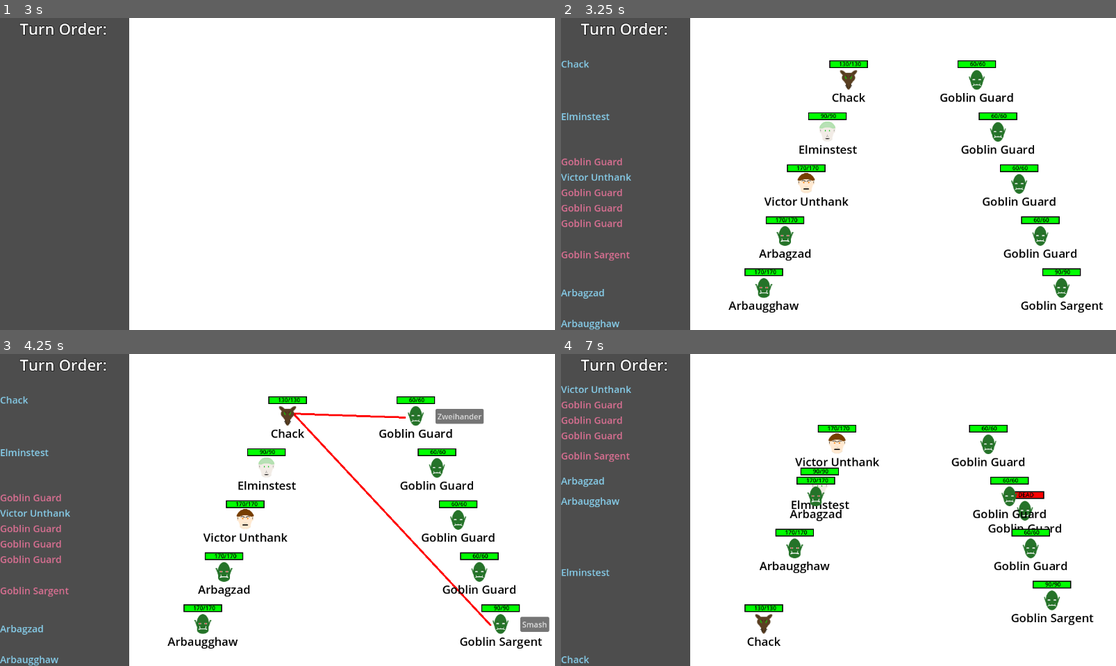
Above: before the commit, frames 1-4 (two rows, left to right).
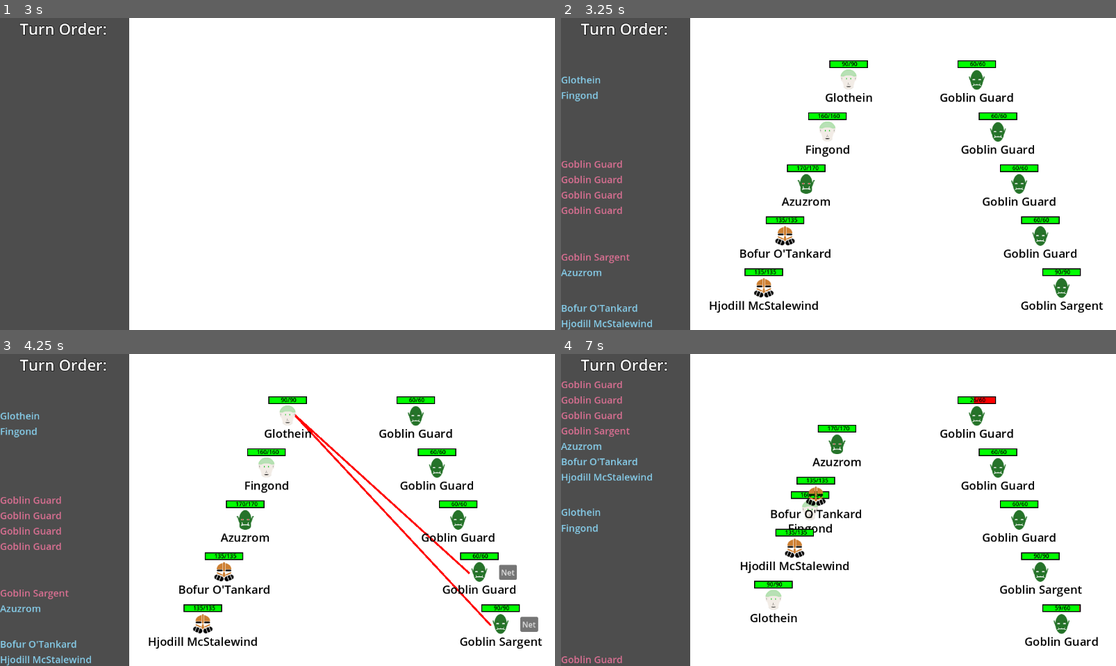
Above: after the commit, the same moments.

Repository: Habidakus/wild-jam-78-erase
Game: Godot game, scene res://Scenes/main.tscn
Same seed, same stepped clock (60 frames per second), same inputs: the game is played once before the commit and once after it. The engine's default icon, where the game draws it, is replaced by a stand-in: a white triangle on a blue panel in a dark square.
Inputs (mouse positions are in pixels of both pictures, inside the frame that each line leads up to):
- Up to frame 1 (3 s): tap Enter at 0.5, 2, 2.75 s; move the mouse to (399, 158) at 0.52 s; click (399, 158) at 0.67 s; click "Play" at 1.25 s; move the mouse to (166, 189) at 2.02 s; click (166, 189) at 2.17 s; move the mouse to (333, 105) at 2.77 s; click (333, 105) at 2.92 s
- Up to frame 2 (3.25 s): no input
- Up to frame 3 (4.25 s): tap Space at 3.5 s; move the mouse to (249, 572) at 3.52 s; click (249, 572) at 3.67 s
- Up to frame 4 (7 s): click (1021, 416) at 4.25 s, where only the run before the commit has a clickable "Zweihander"; click (1071, 572) at 5 s, where only the run after the commit has a clickable "Net"; move the mouse to (1005, 556) at 5.77 s; click (1005, 556) at 5.92 s; click (1010, 416) at 6.5 s, where only the run before the commit has a clickable "Zzzap"

Frame 1 is identical in both runs. In frame 2, 3.9% of the frame differs, in the area x 0-57%, y 13-100%; in frame 3, 5.0%; in frame 4, 9.1%, in the area x 0-97%, y 8-100%.

Commit message:
Able to progress along paths now

Diff:
--- a/Scenes/path_encounter.tscn
+++ b/Scenes/path_encounter.tscn
@@ -1,4 +1,6 @@
-[gd_scene load_steps=2 format=3 uid="uid://buapwbgbuttt1"]
+[gd_scene load_steps=3 format=3 uid="uid://buapwbgbuttt1"]
+
+[ext_resource type="Texture2D" uid="uid://yn1j86y4tp3v" path="res://icon.svg" id="1_2o4by"]
 
 [sub_resource type="LabelSettings" id="LabelSettings_g3ci5"]
 font_size = 24
@@ -35,3 +37,9 @@
 position = Vector2(20, 20)
 color = Color(0.585062, 0.585062, 0.585062, 1)
 polygon = PackedVector2Array(-20, 1, -16, 12, -9, 18, 0, 21, 10, 17, 15, 11, 18, 1, 15, -9, 9, -16, 0, -19, -10, -16, -17, -9)
+
+[node name="Sprite2D" type="Sprite2D" parent="."]
+visible = false
+position = Vector2(20, 20)
+scale = Vector2(0.6, 0.6)
+texture = ExtResource("1_2o4by")
--- a/Scripts/game.gd
+++ b/Scripts/game.gd
@@ -10,7 +10,7 @@
 
 # Called when the node enters the scene tree for the first time.
 func _ready() -> void:
-	rnd.seed = 411
+	rnd.seed = 4115
 	combat_state_machine_state = find_child("Combat") as SMSCombat
 	combat_state_machine_state.init(self)
 	path_state_machine_state = find_child("PathSelection") as SMSPath
@@ -48,10 +48,17 @@
 	for i in range(0, 5):
 		heroes.append(UnitStats.create_random(rnd, UnitStats.Side.HUMAN))
 
+func preserve_heroes() -> void:
+	for i in range(0, heroes.size()):
+		var current_hero : UnitStats = game_state.get_unit_by_id(heroes[i].id)
+		heroes[i].prepare_for_next_battle(current_hero)
+
 func initialize_foes() -> void:
+	print("Clearing foes")
 	foes.clear()
 	for i in range(0, 5):
 		foes.append(UnitStats.create_foes__goblin(rnd, i == 1))
+	print("Foes count = " + str(foes.size()))
 
 func calculate_elo() -> void:
 	var human_calculus : String
@@ -135,6 +142,7 @@
 
 	dump_elo()
 
+func clean_up_game_state() -> void:
 	game_state.release()
 	game_state = null
 
@@ -412,5 +420,8 @@
 		needs_paths[0].add_paths(game_path, _rnd)
 		needs_paths.remove_at(0)
 		needs_paths = game_path.filter(func(a : PathEncounterStat) : return a.needs_paths())
+	for entry : PathEncounterStat in game_path:
+		if entry.encounter_type == PathEncounterStat.EncounterType.UNDEFINED:
+			entry.encounter_type = PathEncounterStat.EncounterType.REGULAR_FIGHT
 	path_state_machine_state.place_paths()
 	current_path_encounter_stat = start_pes
--- a/Scripts/gamestate_pathselection.gd
+++ b/Scripts/gamestate_pathselection.gd
@@ -60,13 +60,19 @@
 		return
 
 	if game.current_path_encounter_stat.east.has(path_encounter_stat):
-		print("CLICKED on " + str(path_encounter_stat.graph_pos))
+		game.current_path_encounter_stat = path_encounter_stat
+		our_state_machine.switch_state("Combat")
 
 var graphic_nodes : Dictionary # <PathEncounterStat, Control>
 func place_paths() -> void:
 	for path_encounter_stat : PathEncounterStat in game.game_path:
 		var graphic : Control = path_graphic_scene.instantiate()
 		(graphic.find_child("Label") as Label).text = path_encounter_stat.title
+		var texture : Texture = path_encounter_stat.get_icon()
+		if texture != null:
+			var sprite : Sprite2D = (graphic.find_child("Sprite2D") as Sprite2D)
+			sprite.texture = texture
+			sprite.show()
 		add_child(graphic)
 		graphic.global_position = path_encounter_stat.map_pos * self.size
 		graphic_nodes[path_encounter_stat] = graphic
--- a/Scripts/gamestate_postcombat.gd
+++ b/Scripts/gamestate_postcombat.gd
@@ -8,5 +8,7 @@
 func enter_state() -> void:
 	super.enter_state()
 	game.calculate_elo()
-	game.initialize_heroes()
+	game.preserve_heroes()
+	game.clean_up_game_state()
+	#game.initialize_heroes()
 	our_state_machine.switch_state("PathSelection")
--- a/Scripts/path_encounter_stat.gd
+++ b/Scripts/path_encounter_stat.gd
@@ -1,6 +1,6 @@
 class_name PathEncounterStat extends RefCounted
 
-enum EncounterType { UNDEFINED, GATE_FIGHT, CRONOTYRANT, REGULAR_FIGHT, MISC}
+enum EncounterType { UNDEFINED, GATE_FIGHT, CRONOTYRANT, REGULAR_FIGHT, MISC, CHEST}
 
 var encounter_type : EncounterType = EncounterType.UNDEFINED
 var graph_pos : Vector2i
@@ -9,6 +9,20 @@
 var title : String = "???"
 var west : Array[PathEncounterStat]
 var east : Array[PathEncounterStat]
+
+const combat_texture : Texture = preload("res://Art/TwoSwords.png")
+const chest_texture : Texture = preload("res://Art/Chest.png")
+const cronotyrant_texture : Texture = preload("res://Art/Hourglass.png")
+
+func get_icon() -> Texture:
+	if encounter_type == EncounterType.GATE_FIGHT || encounter_type == EncounterType.REGULAR_FIGHT:
+		return combat_texture
+	elif encounter_type == EncounterType.CRONOTYRANT:
+		return cronotyrant_texture
+	elif encounter_type == EncounterType.CHEST:
+		return chest_texture
+	else:
+		return null
 
 func init(x : int, y : int, pos : Vector2, _sort_value : float) -> void:
 	graph_pos = Vector2i(x, y)
--- a/Scripts/unit_stats.gd
+++ b/Scripts/unit_stats.gd
@@ -95,6 +95,9 @@
 			second_obj = obj
 	return [best_obj, second_obj]
 
+func prepare_for_next_battle(post_battle_version : UnitStats) -> void:
+	current_health = post_battle_version.current_health
+
 func clone() -> UnitStats:
 	var ret_val : UnitStats = UnitStats.new()
 	ret_val.id = id
